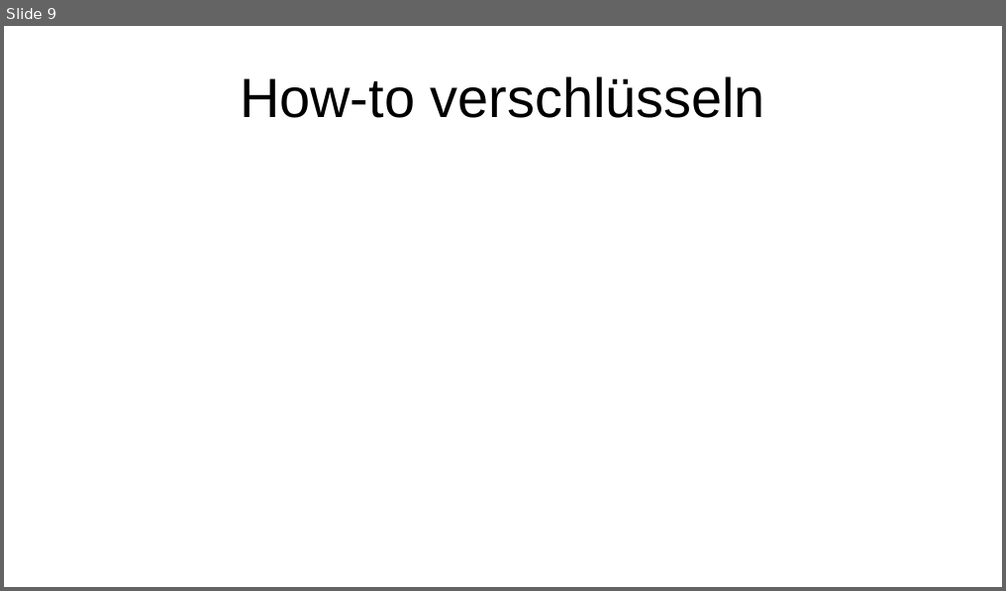
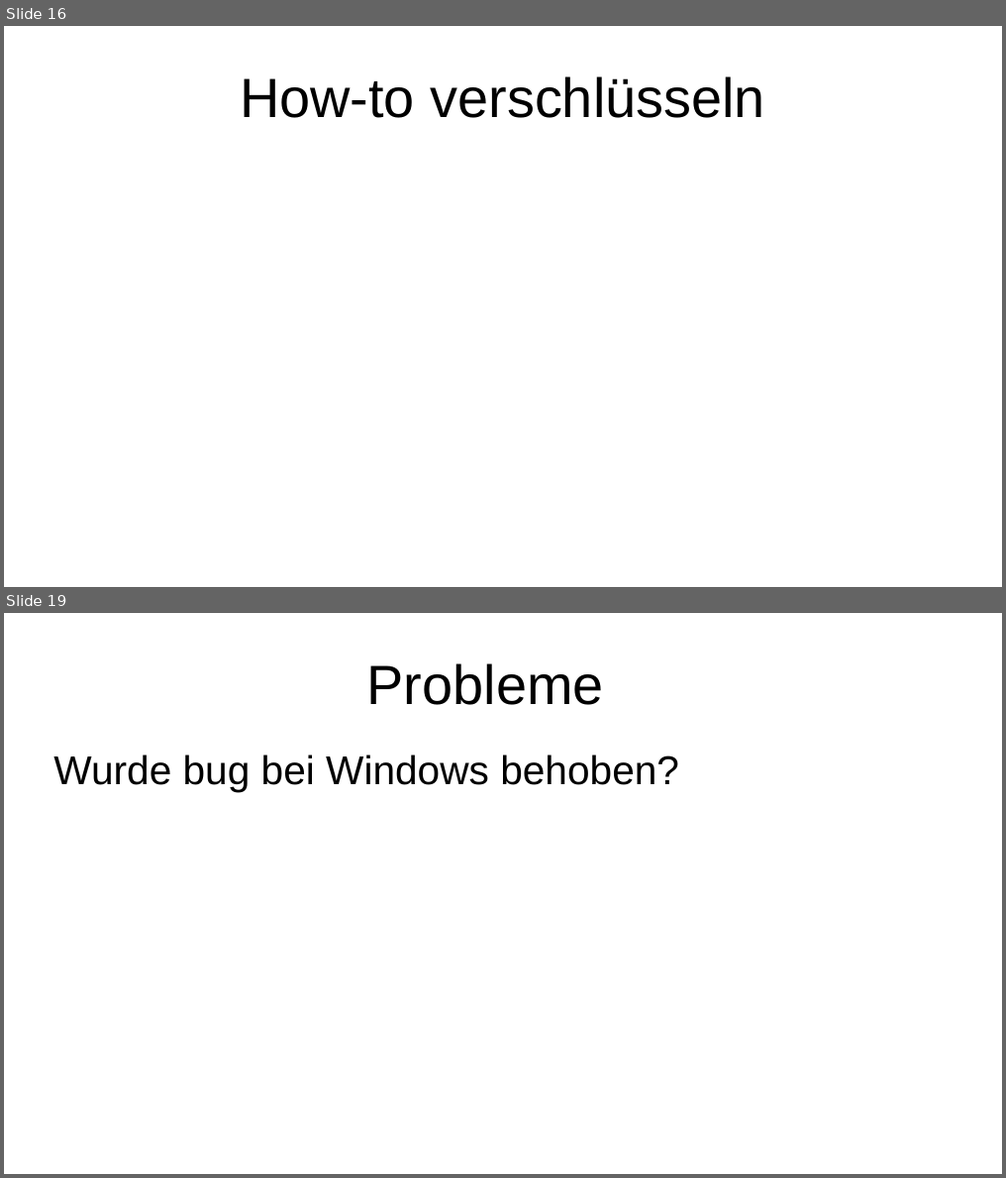
Before and after one commit to binary-bugs/mailVerschluesselung, a slide deck: präsi e-mail verschlüsselung.odp. Shown one above the other, each under a label of ours: slide 9 before the commit, slides 16 and 19 after it; the slides between them are not shown. The pictures are 1006x591 and 1006x1178 pixels, drawn with LibreOffice and Linux fonts; fonts in the diff are those of the drawing. Boxes give left, top, right and bottom in pixels: in the first picture for what was removed or moved away, otherwise in the second. Text is boxed around its words. In the diff, an @@ line names an element or a change of style, - is before the commit and + after.

```diff
--- a/präsi e-mail verschlüsselung.odp
+++ b/präsi e-mail verschlüsselung.odp
@@ slide 19 added at bbox=[4, 613, 1002, 1174], background #FFFFFF @@
@@ title added at bbox=[367, 663, 604, 705], 44 pt, text #000000 @@
+Probleme
@@ text added at bbox=[54, 755, 679, 792], 32 pt, text #000000 @@
+Wurde bug bei Windows behoben?
@@ what was slide 9 is now slide 16 @@
```
Also in this commit, not shown: 3 slides changed, 10 other slides added, 1 slide removed.
